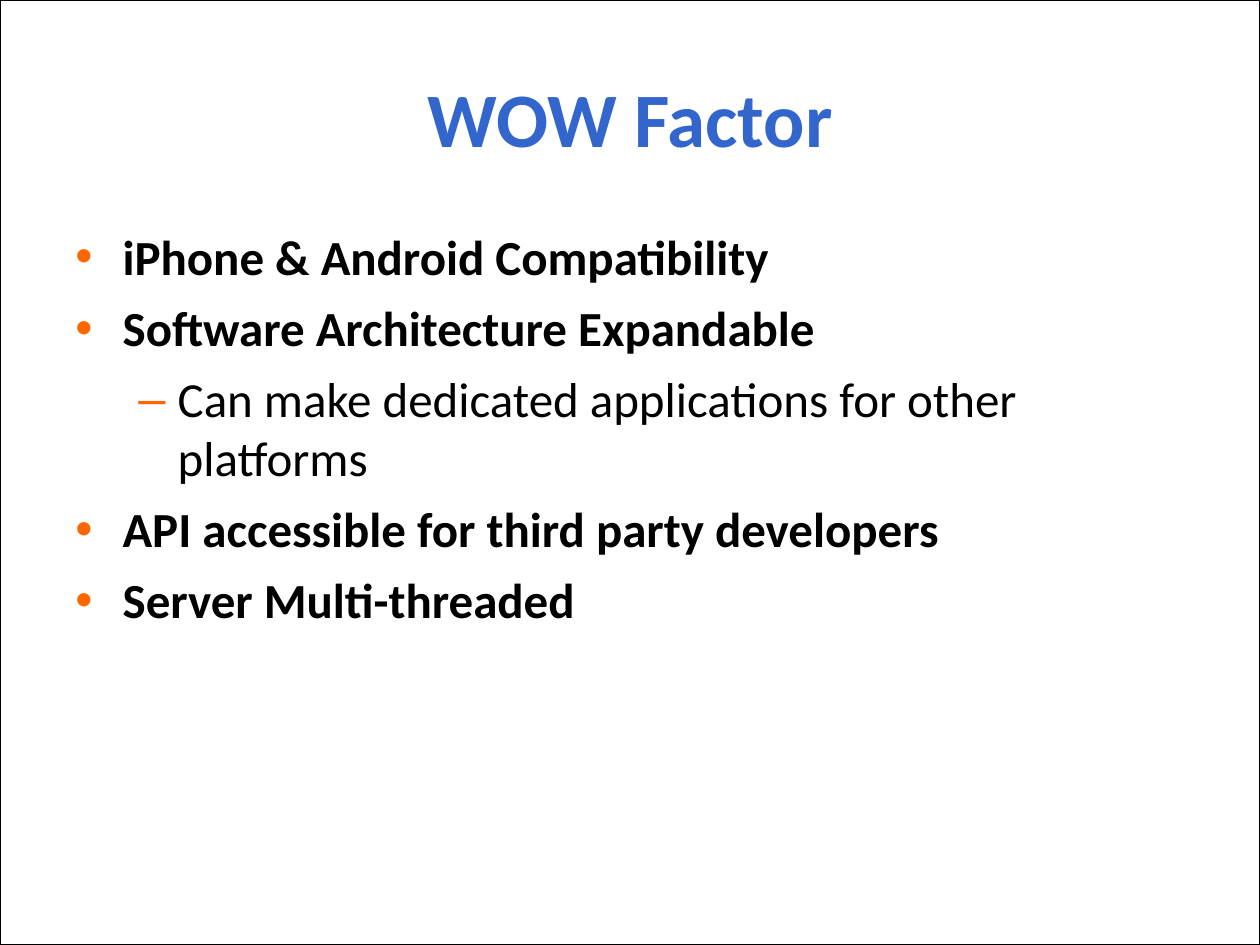
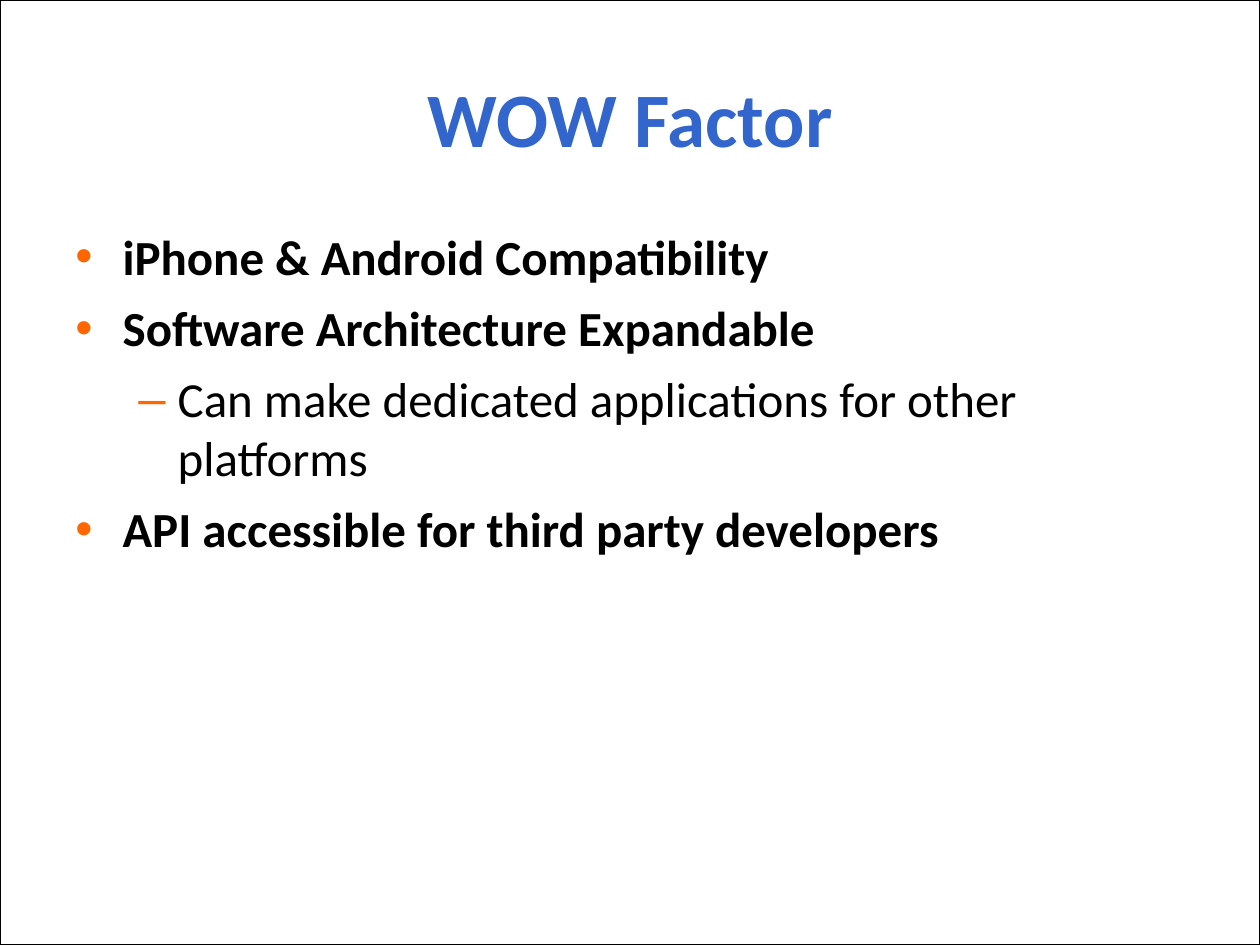
Before and after one commit to aajackson/Creepers, a slide deck: slide 12 of Documentation/MyFavs Presentation.ppt (slide 13 before the commit). Drawn at 1260x945 pixels with LibreOffice and Linux fonts; fonts in the diff are those of the drawing; background and template pictures are left out. Boxes give left, top, right and bottom in pixels: in the first picture for what was removed or moved away, otherwise in the second. Text is boxed around its words. In the diff, an @@ line names an element or a change of style, - is before the commit and + after.

```diff
--- a/Documentation/MyFavs Presentation.ppt
+++ b/Documentation/MyFavs Presentation.ppt
@@ text at [123, 583, 575, 619]: paragraph removed @@
-• Server Multi-threaded
```
Also in this commit, not shown: 5 other slides changed, 1 slide removed.
